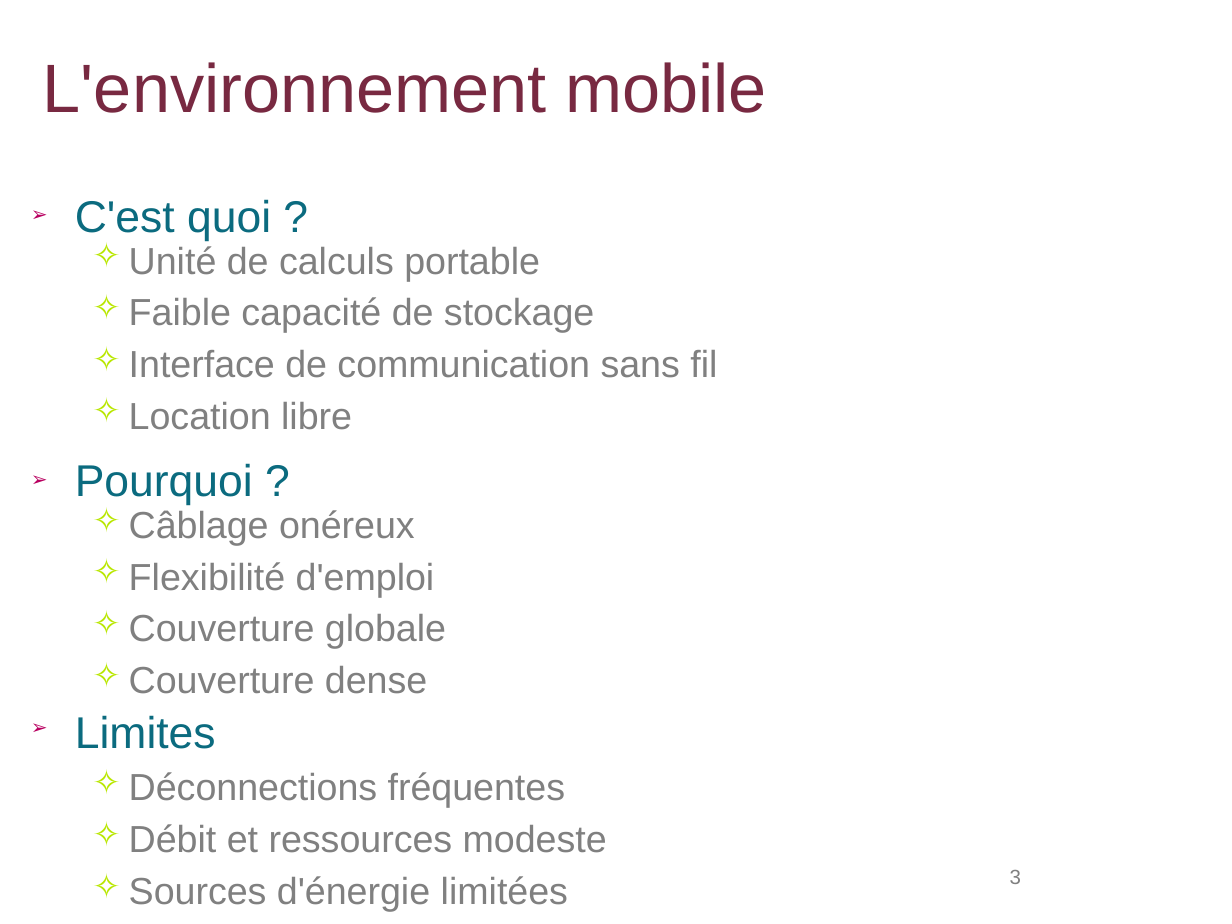
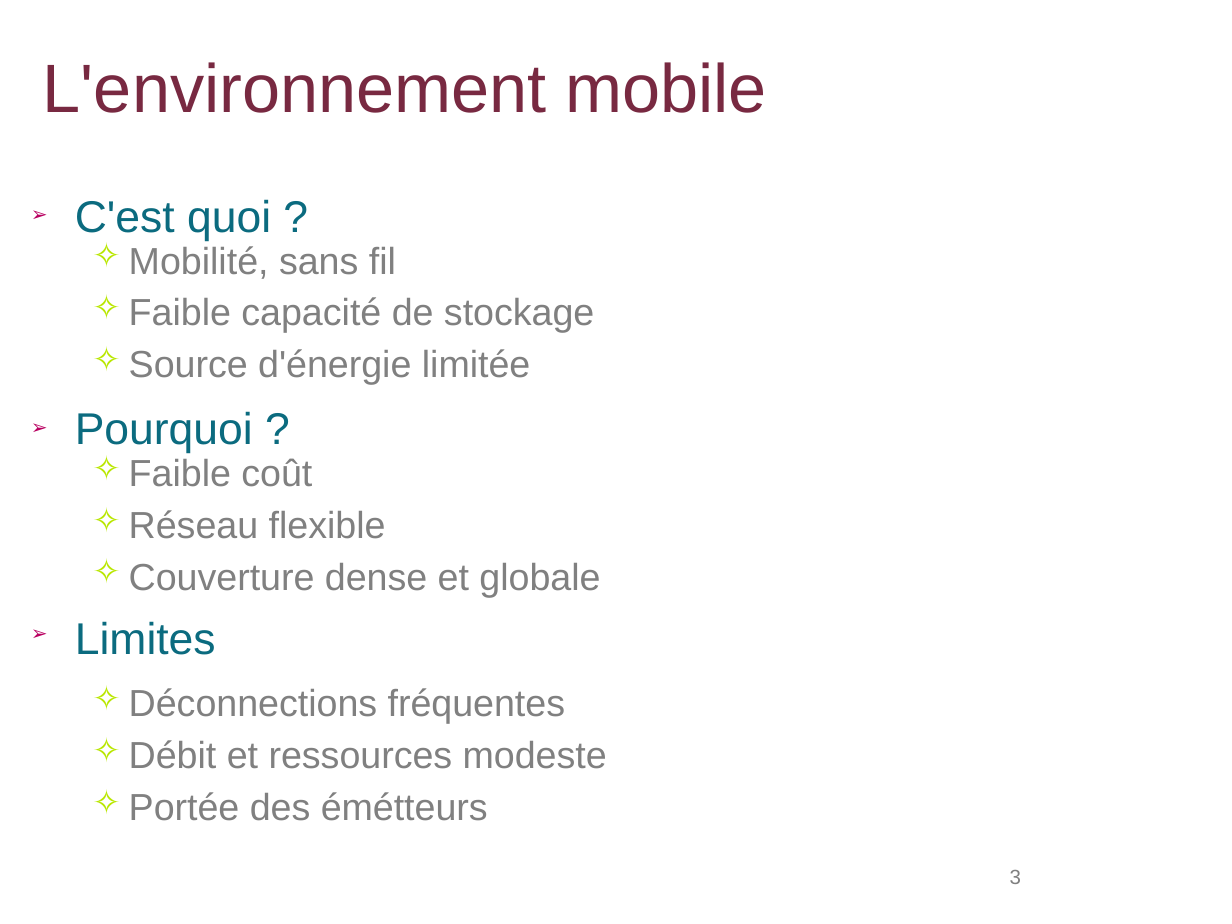
Before and after one commit to lbarbisan/adhoc, a slide deck: slide 3 of work/les_routages_adhoc.odp. Drawn at 1232x924 pixels with LibreOffice and Linux fonts; fonts in the diff are those of the drawing; background and template pictures are left out. Boxes give left, top, right and bottom in pixels: in the first picture for what was removed or moved away, otherwise in the second. Text is boxed around its words. In the diff, an @@ line names an element or a change of style, - is before the commit and + after.

```diff
--- a/work/les_routages_adhoc.odp
+++ b/work/les_routages_adhoc.odp
@@ text at (129, 246, 396, 279): text changed @@
-  ✧ Unité de calculs portable
+  ✧ Mobilité, sans fil
@@ text at (129, 349, 531, 384): text changed @@
-  ✧ Interface de communication sans fil
-  ✧ Location libre
+  ✧ Source d'énergie limitée
@@ text at (129, 458, 600, 597): text changed @@
-  ✧ Câblage onéreux
-  ✧ Flexibilité d'emploi
-  ✧ Couverture globale
-  ✧ Couverture dense
+  ✧ Faible coût
+  ✧ Réseau flexible
+  ✧ Couverture dense et globale
@@ text at (75, 621, 216, 655): more space between paragraphs @@
@@ text at (129, 792, 488, 821): text changed @@
-  ✧ Sources d'énergie limitées
+  ✧ Portée des émétteurs
```
Also in this commit, not shown: 16 other slides changed, 1 slide removed.
